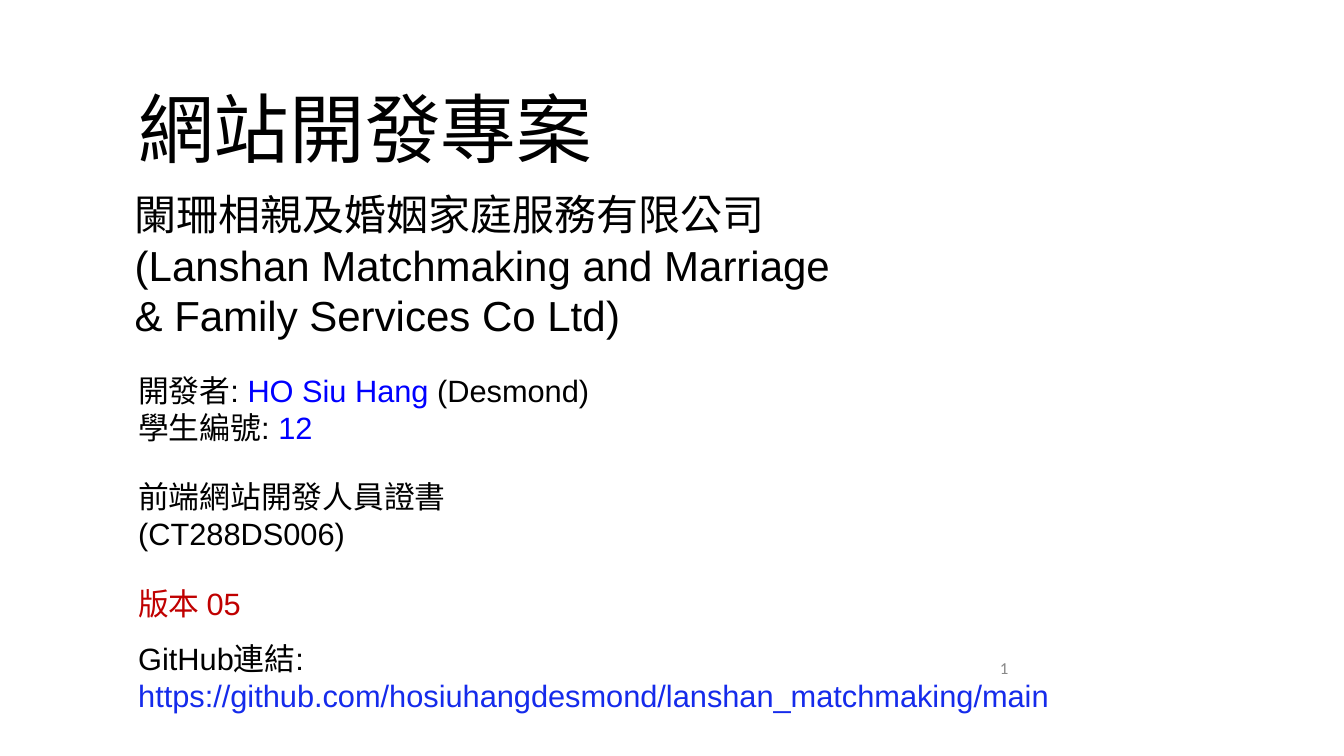
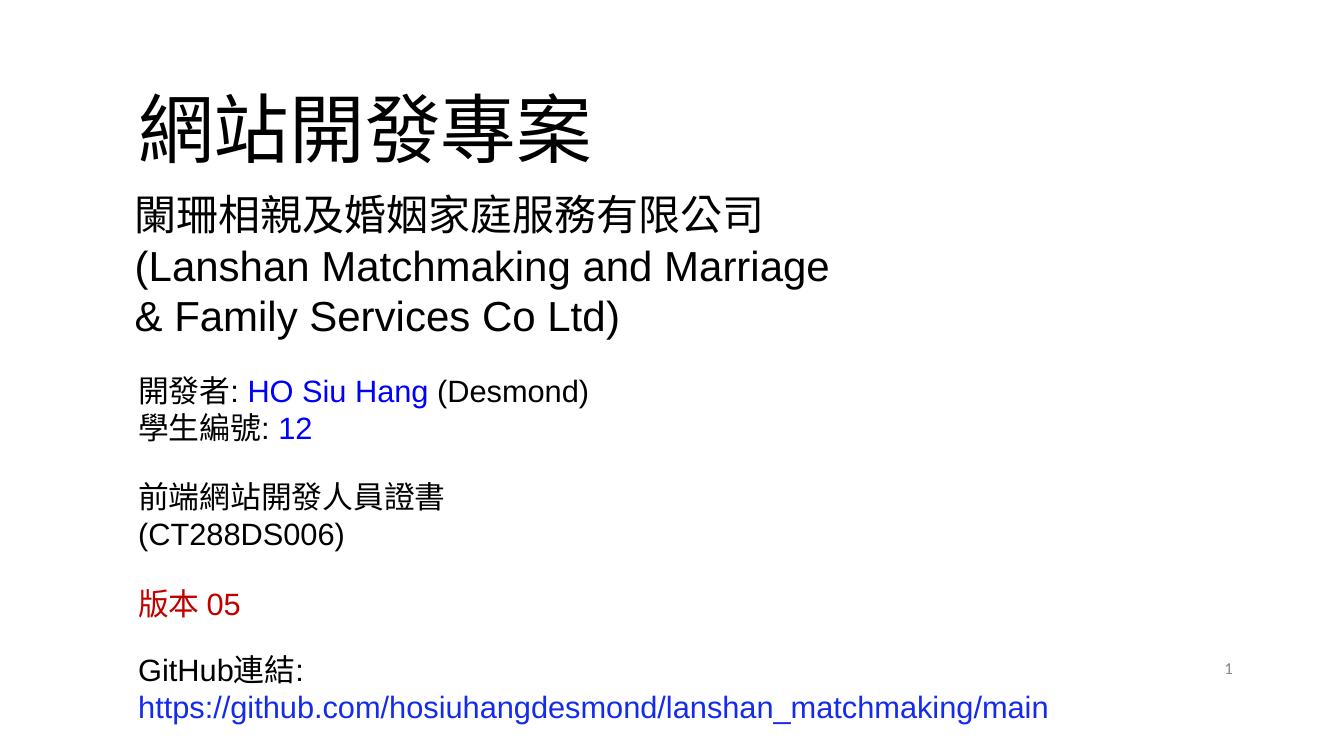
Before and after one commit to hosiuhangdesmond/lanshan_matchmaking, a slide deck: slide 1 of docs/12_HoSiuHang_Final_Project_V05.pptx. Drawn at 1344x756 pixels with LibreOffice and Linux fonts; fonts in the diff are those of the drawing; background and template pictures are left out. Boxes give left, top, right and bottom in pixels: in the first picture for what was removed or moved away, otherwise in the second. Text is boxed around its words. In the diff, an @@ line names an element or a change of style, - is before the commit and + after.

```diff
--- a/docs/12_HoSiuHang_Final_Project_V05.pptx
+++ b/docs/12_HoSiuHang_Final_Project_V05.pptx
@@ text "GitHub連結:": place and size @@
-text "GitHub連結:" at [138, 646, 1048, 713]
+text "GitHub連結:" at [138, 657, 1048, 724]
@@ page number: place and size @@
-page number at [1000, 663, 1008, 674]
+page number at [1224, 663, 1232, 674]
```
Also in this commit, not shown: 1 other slide changed, 6 other files.
